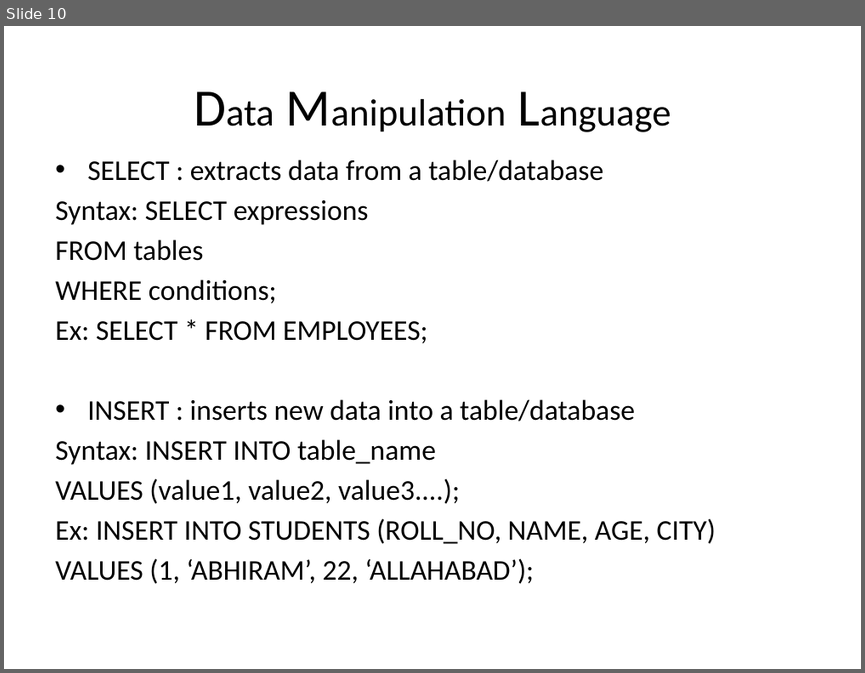
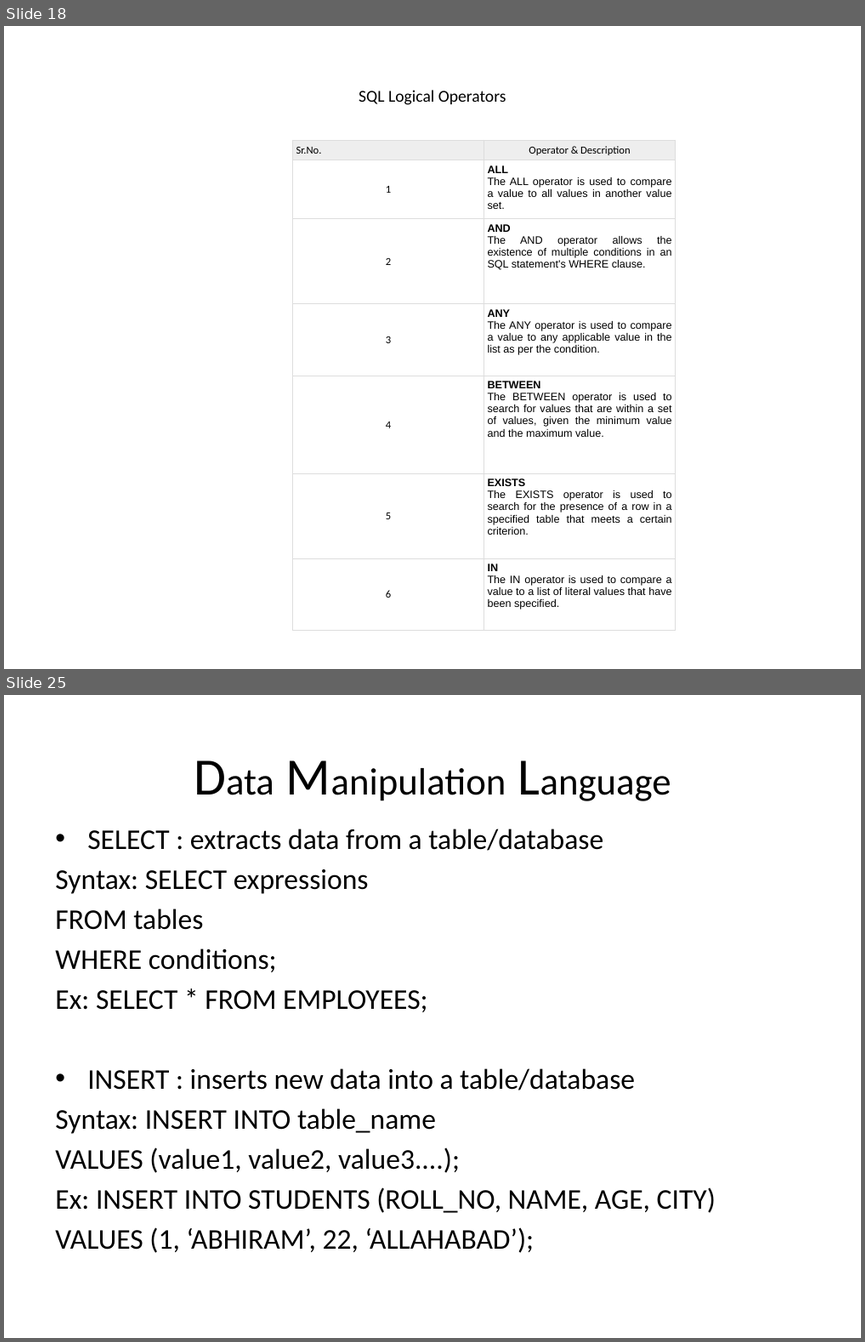
Before and after one commit to goudp4959/Oracle, a slide deck: SQL-latest (1) (4).pptx. Shown one above the other, each under a label of ours: slide 10 before the commit, slides 18 and 25 after it; the slides between them are not shown. The pictures are 865x673 and 865x1342 pixels, drawn with LibreOffice and Linux fonts; fonts in the diff are those of the drawing. Boxes give left, top, right and bottom in pixels: in the first picture for what was removed or moved away, otherwise in the second. Text is boxed around its words. In the diff, an @@ line names an element or a change of style, - is before the commit and + after.

```diff
--- a/SQL-latest (1) (4).pptx
+++ b/SQL-latest (1) (4).pptx
@@ slide 18 added at <box>4,26,861,669</box>, background #FFFFFF @@
@@ title added at <box>358,90,506,105</box>, 14 pt, text #000000 @@
+SQL Logical Operators
@@ table added at <box>293,140,675,630</box>, 7 rows, 2 columns @@
+Sr.No. | Operator & Description
+1 | ALL / The ALL operator is used to compare a value to all values in another value set.
+2 | AND / The AND operator allows the existence of multiple conditions in an SQL statement's WHERE clause.
+3 | ANY / The ANY operator is used to compare a value to any applicable value in the list as per the condition.
+4 | BETWEEN / The BETWEEN operator is used to search for values that are within a set of values, given the minimum value and the maximum value.
+5 | EXISTS / The EXISTS operator is used to search for the presence of a row in a specified table that meets a certain criterion.
+6 | IN / The IN operator is used to compare a value to a list of literal values that have been specified.
@@ what was slide 10 is now slide 25 @@
```
Also in this commit, not shown: 4 slides changed, 15 other slides added, 1 slide removed.
